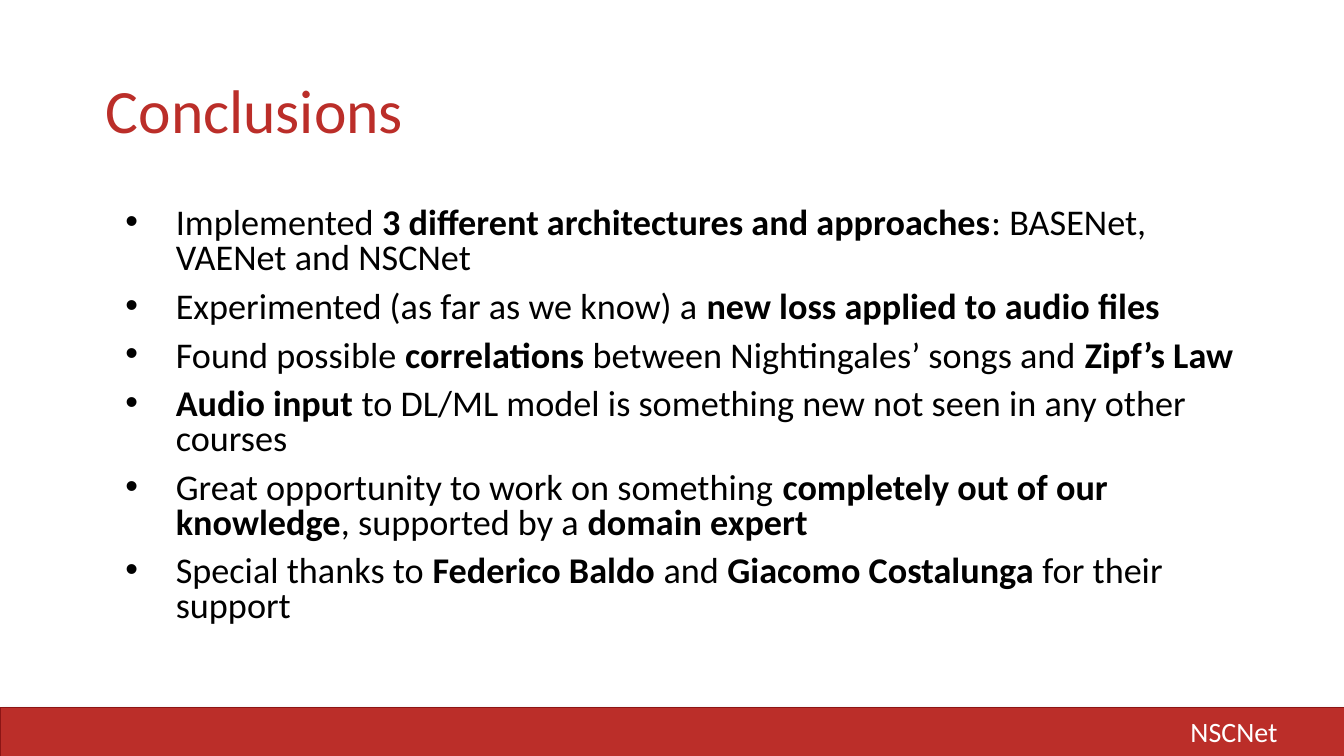
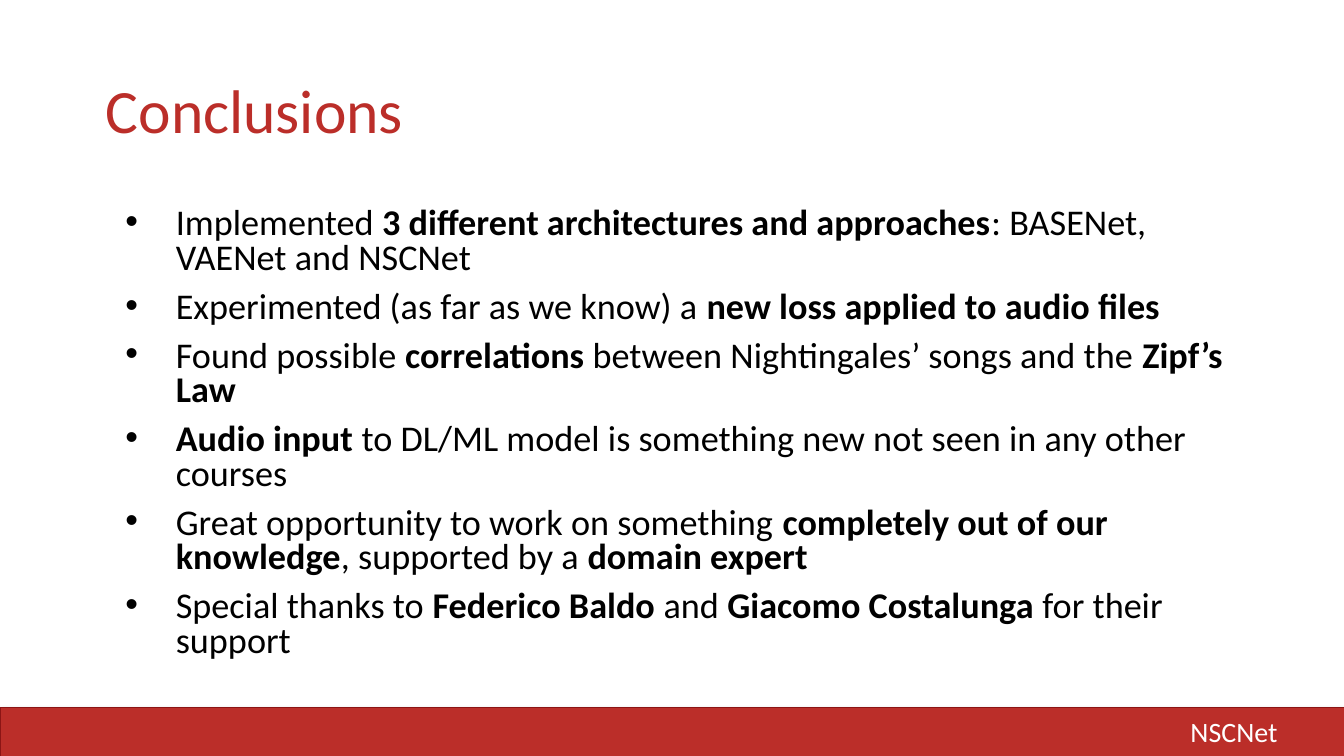
Before and after one commit to LIA-UniBo/NSCNet, a slide deck: slide 50 of docs/AII - Project Slides.pptx (slide 51 before the commit). Drawn at 1344x756 pixels with LibreOffice and Linux fonts; fonts in the diff are those of the drawing. Boxes give left, top, right and bottom in pixels: in the first picture for what was removed or moved away, otherwise in the second. Text is boxed around its words. In the diff, an @@ line names an element or a change of style, - is before the commit and + after.

Commit message:
Slides updated.

```diff
--- a/docs/AII - Project Slides.pptx
+++ b/docs/AII - Project Slides.pptx
@@ text at bbox=[176, 341, 1222, 403]: text changed @@
-• Found possible correlations between Nightingales’ songs and Zipf’s Law
+• Found possible correlations between Nightingales’ songs and the Zipf’s Law
```
Also in this commit, not shown: 9 other slides changed, 1 slide removed.
